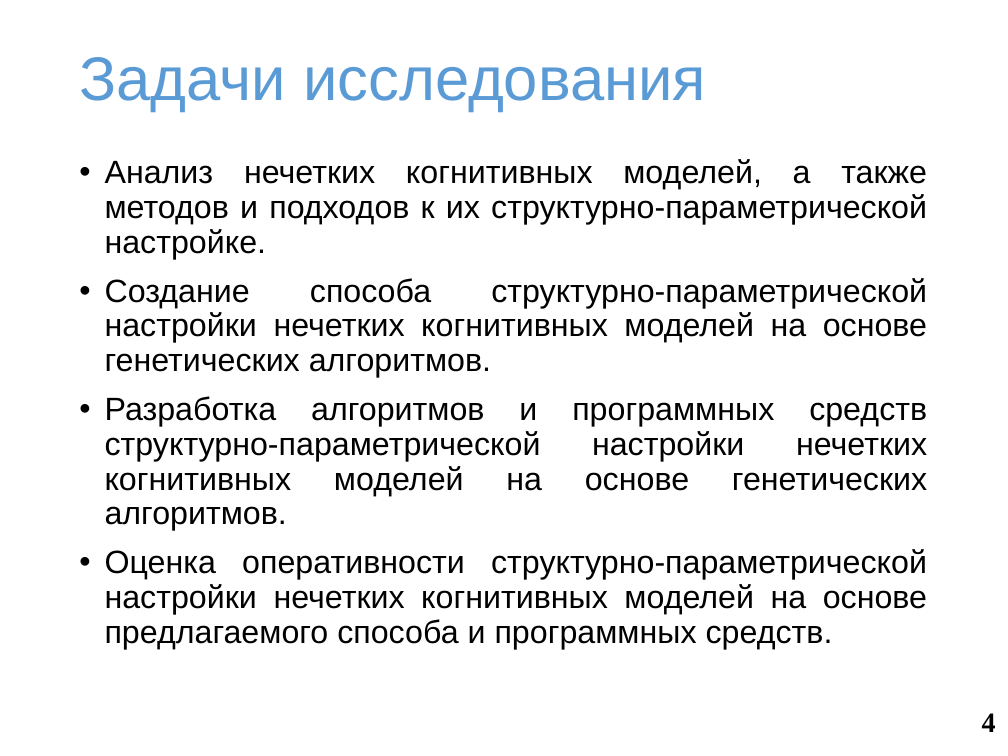
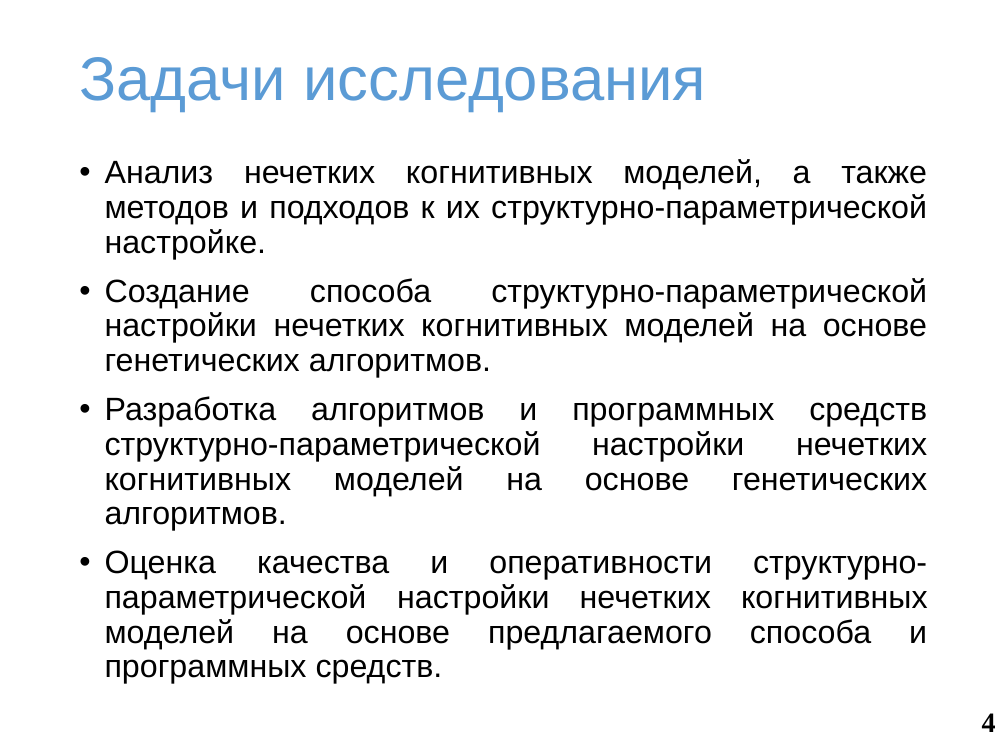
Before and after one commit to SquakR/fuzzy_cognitive_model, a slide deck: slide 4 of docs/presentation.pptx. Drawn at 1008x756 pixels with LibreOffice and Linux fonts; fonts in the diff are those of the drawing; background and template pictures are left out. Boxes give left, top, right and bottom in pixels: in the first picture for what was removed or moved away, otherwise in the second. Text is boxed around its words. In the diff, an @@ line names an element or a change of style, - is before the commit and + after.

```diff
--- a/docs/presentation.pptx
+++ b/docs/presentation.pptx
@@ text at (105, 550, 928, 684): text changed @@
-• Оценка оперативности структурно-параметрической настройки нечетких когнитивных моделей на основе предлагаемого способа и программных средств.
+• Оценка качества и оперативности структурно-параметрической настройки нечетких когнитивных моделей на основе предлагаемого способа и программных средств.
```
Also in this commit, not shown: 2 other slides changed, 1 slide added.
